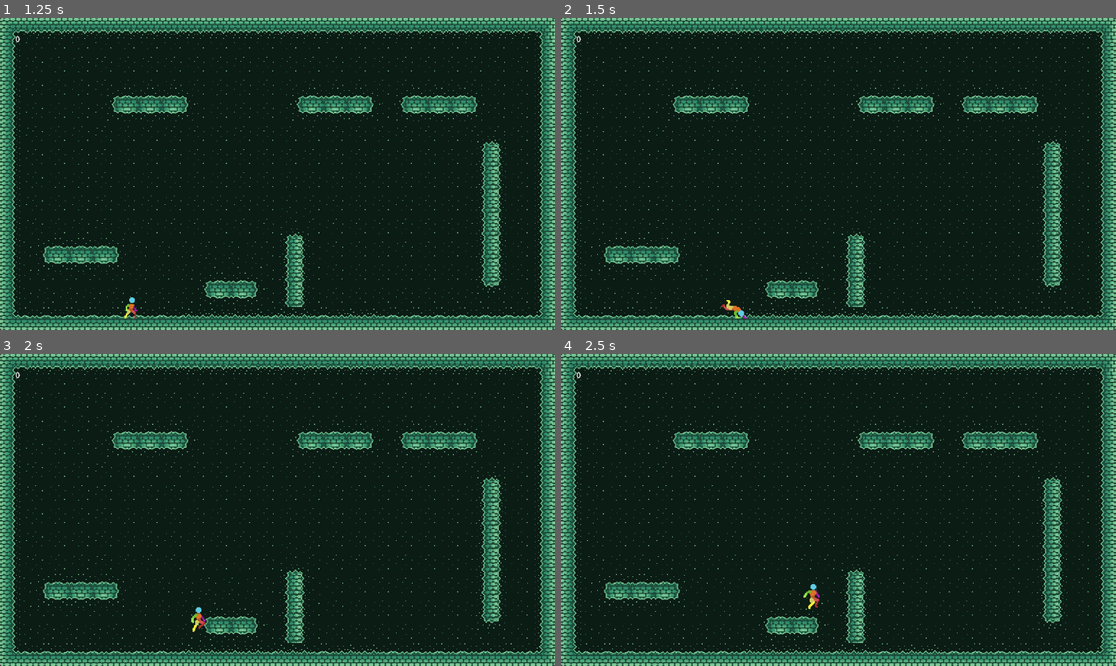
Above: before the commit, frames 1-4 (two rows, left to right).
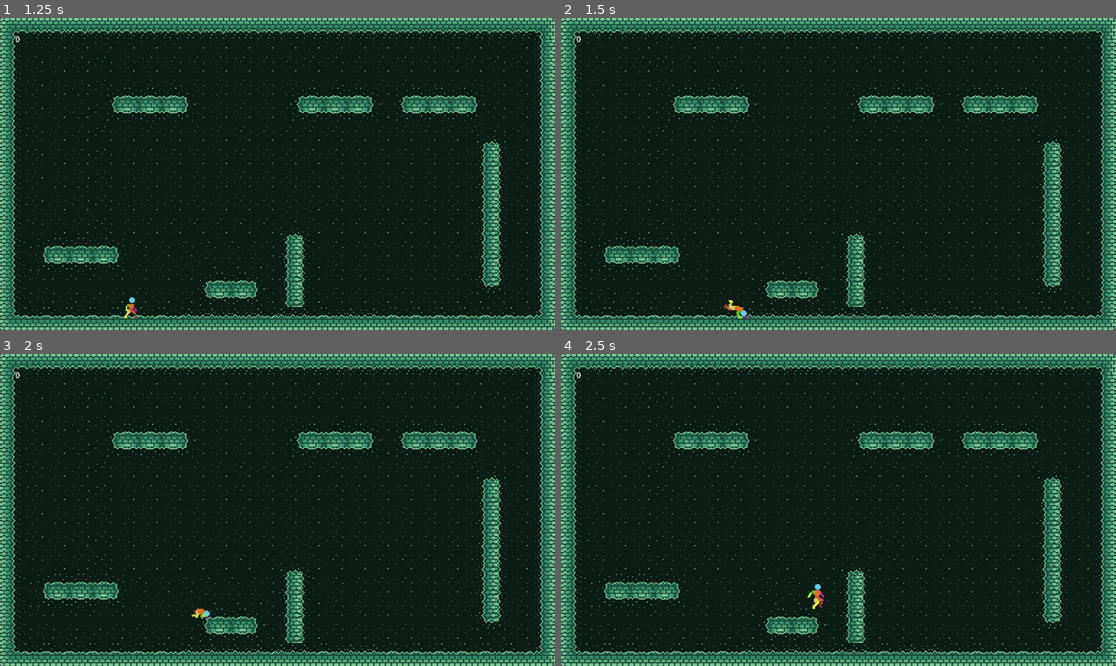
Above: after the commit, the same moments.

Repository: kwhitejr/godot-move-2d
Game: Godot game, scene res://src/game.tscn
Same seed, same stepped clock (60 frames per second), same inputs: the game is played once before the commit and once after it.
Inputs (mouse positions are in pixels of both pictures, inside the frame that each line leads up to):
- Up to frame 1 (1.25 s): click "Start Game" at 0.5 s
- Up to frame 2 (1.5 s): tap Enter at 1.25 s; move the mouse to (960, 158) at 1.27 s; hold D (right) from 1.28 s (still down); hold E (dash) from 1.28 s (still down); click (960, 158) at 1.42 s
- Up to frame 3 (2 s): keep holding D (right); keep holding E (dash); tap Space (jump) at 1.52, 1.55, 1.82 s
- Up to frame 4 (2.5 s): keep holding D (right); move the mouse to (727, 525) at 2.02 s; release E (dash) at 2.03 s; tap Space (jump) at 2.1, 2.27 s; tap E (dash) at 2.3 s

Frame 1 is identical in both runs. In frame 2, 0.1% of the frame differs, in the area x 28-34%, y 90-97%; in frame 3, 0.1%; in frame 4, 0.2%, in the area x 43-48%, y 73-82%.

Commit message:
Refactored AbstractMoveComponent

Diff:
--- a/src/characters/test-character/test_character.gd
+++ b/src/characters/test-character/test_character.gd
@@ -20,19 +20,22 @@
 signal char_face_direction
 signal char_collect_pickup(pickup : Pickup)
 
+func _input(event : InputEvent) -> void:
+	# Handle event inputs
+	for move_component in move_components:
+		move_component.handle_input_event(event, self)
+
 func _process(delta: float) -> void:
 	for move_component in move_components:
-		move_component.detect_move(delta, self)
+		move_component.handle_process(delta, self)
 
 func _physics_process(delta: float) -> void:
 	previous_velocity = velocity
 	velocity.y += _get_gravity(self) * delta
 
-	# TODO: possible to trigger moves without looping?
-	# maybe _input
-	# Handle moves
+	# Handle polling inputs
 	for move_component in move_components:
-		move_component.handle_move(delta, self, previous_velocity)
+		move_component.handle_physics_process(delta, self, previous_velocity)
 
 	_handle_direction()
 
--- a/src/godot-move-2d/abstract_move_component.gd
+++ b/src/godot-move-2d/abstract_move_component.gd
@@ -7,15 +7,27 @@
 func _ready() -> void:
 	add_to_group("move_components")
 	var body : CharacterBody2D = get_parent()
-	ready_move(body)
+	handle_ready(body)
 
-func ready_move(body: CharacterBody2D) -> void:
+## Called in _ready()
+## Can be implemented without overriding base class _ready() functionality
+func handle_ready(body: CharacterBody2D) -> void:
+	pass
+
+## Returns boolean indicating whether the action can be performed.
+## Override for custom move conditions.
+## @example: res://demos/celeste-clone/jump_component_override.gd
+func can_do_move(body: CharacterBody2D) -> bool:
+	return true
+
+# Called in CharacterBody2D._input()
+func handle_input_event(event : InputEvent, body: CharacterBody2D) -> void:
 	pass
 
 # Called in CharacterBody2D._process()
-func detect_move(delta: float, body: CharacterBody2D) -> void:
-	push_warning("NOT IMPLEMENTED: MoveComponent.detect_move()")
+func handle_process(delta: float, body: CharacterBody2D) -> void:
+	pass
 
 # Called in CharacterBody2D._physics_process()
-func handle_move(delta: float, body: CharacterBody2D, previous_velocity: Vector2) -> void:
-	push_warning("NOT IMPLEMENTED: MoveComponent.handle_move()")
+func handle_physics_process(delta: float, body: CharacterBody2D, previous_velocity: Vector2) -> void:
+	pass
--- a/src/godot-move-2d/crouch_component.gd
+++ b/src/godot-move-2d/crouch_component.gd
@@ -4,9 +4,6 @@
 
 signal char_idle_crouch
 
-func detect_move(delta: float, body: CharacterBody2D):
-	pass
-
-func handle_move(delta: float, body: CharacterBody2D, previous_velocity: Vector2) -> void:
+func handle_physics_process(delta: float, body: CharacterBody2D, previous_velocity: Vector2) -> void:
 	if Input.is_action_pressed("crouch") and body.is_on_floor():
 		char_idle_crouch.emit()
--- a/src/godot-move-2d/dash_component.gd
+++ b/src/godot-move-2d/dash_component.gd
@@ -46,7 +46,8 @@
 ## Fired when the Dash movement ends.
 signal char_dash_end
 
-func ready_move(body: CharacterBody2D):
+# TODO: refactor to get body ref another way
+func handle_ready(body: CharacterBody2D):
 	add_child(dash_timer)
 	dash_timer.one_shot = true
 	dash_timer.timeout.connect(Callable(_on_dash_timer_timeout).bind(body))
@@ -54,20 +55,21 @@
 	dash_cooldown_timer.one_shot = true
 	dash_cooldown_timer.timeout.connect(_on_dash_cooldown_timer_timout)
 
-func detect_move(delta: float, body: CharacterBody2D) -> void:
-	if Input.is_action_just_pressed("dash"):
+func handle_input_event(event : InputEvent, body : CharacterBody2D) -> void:
+#func detect_move(delta: float, body: CharacterBody2D) -> void:
+	if event.is_action_pressed("dash"):
 		var direction_input : Vector2 = Input.get_vector("left", "right", "up", "down")
 
-		if _can_dash(body):
+		if can_do_move(body):
 			var _dash_direction := _get_dash_direction(direction_input, dash_direction_type)
 			_start_dash(body, _dash_direction)
 
-func handle_move(delta: float, body: CharacterBody2D, previous_velocity: Vector2) -> void:
+func handle_physics_process(delta: float, body: CharacterBody2D, previous_velocity: Vector2) -> void:
 	if _is_dashing:
 		body.velocity = _dash_velocity
 
 ## Returns whether the parent CharacterBody2D can perform Dash movement.
-func _can_dash(body: CharacterBody2D) -> bool:
+func can_do_move(body: CharacterBody2D) -> bool:
 	return (dash_cooldown_duration == 0.0 or _dash_counter > 0) and (body.is_on_floor() or is_air_dash_enabled)
 
 ## Encapsulates logic for initiating Dash movement.
--- a/src/godot-move-2d/jump_component.gd
+++ b/src/godot-move-2d/jump_component.gd
@@ -33,7 +33,7 @@
 signal char_jump_landed
 signal char_jump_air
 
-func ready_move(body: CharacterBody2D):
+func handle_ready(body: CharacterBody2D):
 	add_child(coyote_timer)
 	coyote_timer.one_shot = true
 	coyote_timer.timeout.connect(_on_coyote_timer_timeout)
@@ -41,14 +41,23 @@
 	jump_buffer_timer.one_shot = true
 	jump_buffer_timer.timeout.connect(_on_jump_buffer_timer_timeout)
 
-func detect_move(delta: float, body: CharacterBody2D):
+func handle_input_event(event : InputEvent, body : CharacterBody2D) -> void:
+	if is_jump_buffer_enabled:
+		_handle_jump_buffer(body)
+
+	if event.is_action_pressed("jump"):
+		if is_jump_buffer_enabled:
+			_start_jump_buffer_timer()
+		if can_do_move(body):
+			_jump(body)
+		if _can_jump_air(body, is_jumping, air_jumps_current):
+			_jump_air(body)
+
+func handle_process(delta: float, body: CharacterBody2D):
 	if not body.is_on_floor() and not is_jumping:
 		_start_coyote_timer()
 
-func handle_move(delta: float, body: CharacterBody2D, previous_velocity: Vector2):
-	if is_jump_buffer_enabled:
-		_handle_jump_buffer(body)
-
+func handle_physics_process(delta: float, body: CharacterBody2D, previous_velocity: Vector2):
 	if _should_jump_apex(body, is_jumping, previous_velocity):
 		_jump_apex()
 
@@ -58,18 +67,10 @@
 	if _should_jump_land(body, is_jumping, previous_velocity):
 		_jump_land()
 
-	if Input.is_action_just_pressed("jump"):
-		if is_jump_buffer_enabled:
-			_start_jump_buffer_timer()
-		if _should_jump(body):
-			_jump(body)
-		if _should_jump_air(body, is_jumping, air_jumps_current):
-			_jump_air(body)
-
 func get_jump_gravity(body : CharacterBody2D) -> float:
 	return jump_ascend_gravity if body.velocity.y < 0.0 else jump_descend_gravity
 
-func _should_jump(body: CharacterBody2D) -> bool:
+func can_do_move(body: CharacterBody2D) -> bool:
 	if is_coyote_time_enabled and not body.is_on_floor():
 		return coyote_timer.get_time_left() > 0
 	return body.is_on_floor()
@@ -80,7 +81,7 @@
 	is_jumping = true
 	char_jump_ascend.emit()
 
-func _should_jump_air(body: CharacterBody2D, is_jumping: bool, remaining_air_jumps: int) -> bool:
+func _can_jump_air(body: CharacterBody2D, is_jumping: bool, remaining_air_jumps: int) -> bool:
 	return remaining_air_jumps > 0 and is_jumping and not body.is_on_floor()
 
 func _jump_air(body: CharacterBody2D) -> void:
@@ -119,7 +120,7 @@
 		char_visualize_feature_enable.emit(jump_buffer_feature_color)
 
 func _handle_jump_buffer(body: CharacterBody2D) -> void:
-	if jump_buffer_timer.get_time_left() > 0 and _should_jump(body):
+	if jump_buffer_timer.get_time_left() > 0 and can_do_move(body):
 		jump_buffer_timer.stop()
 		char_visualize_feature_disable.emit()
 		_jump(body)
--- a/src/godot-move-2d/walk_component.gd
+++ b/src/godot-move-2d/walk_component.gd
@@ -1,14 +1,12 @@
 class_name WalkComponent
 extends AbstractMoveComponent
+
 
 @export var walk_speed : float = 100.0
 
 signal char_walk
 
-func detect_move(delta: float, body: CharacterBody2D):
-	pass
-
-func handle_move(delta: float, body: CharacterBody2D, previous_velocity: Vector2) -> void:
+func handle_physics_process(delta: float, body: CharacterBody2D, previous_velocity: Vector2) -> void:
 	var direction := 0.0
 
 	if Input.is_action_pressed("walk_left") or Input.is_action_pressed("walk_right"):
